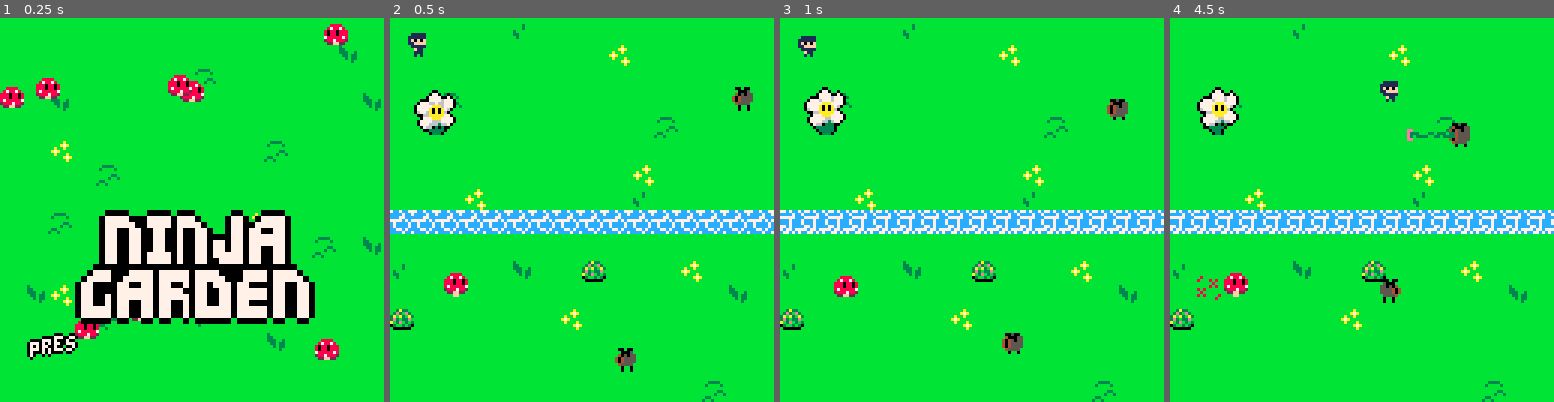
Above: before the commit, frames 1-4 (left to right).
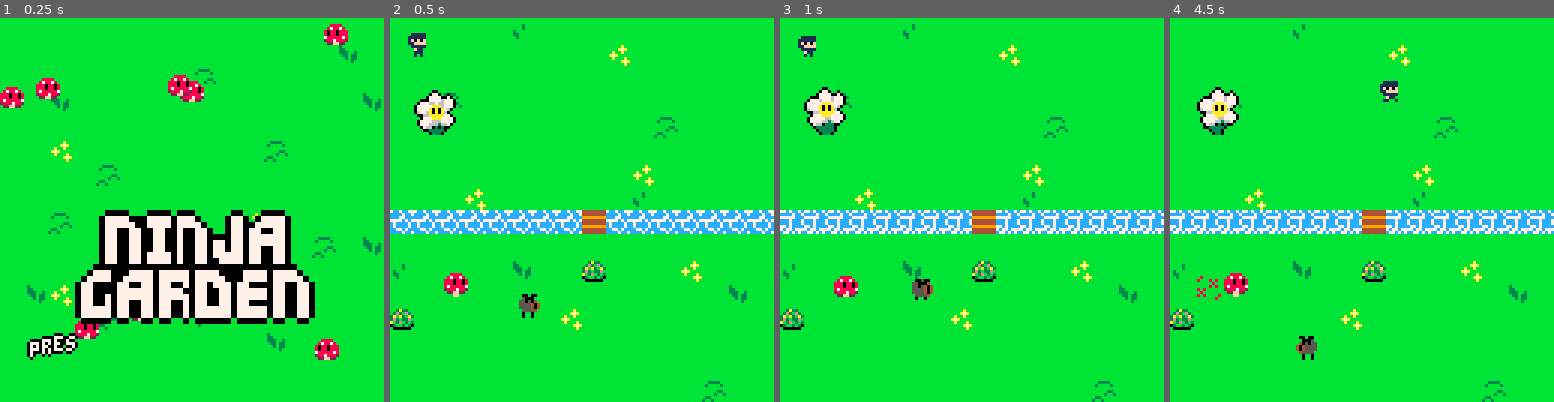
Above: after the commit, the same moments.

Repository: SnoozeTime/Spring2D_2025
Game: PICO-8 cartridge spring.p8
The game is run twice, just before and just after one commit, with the same random seed, the same clock (stepped at 60 frames per second) and the same inputs.
Inputs:
- Up to frame 1 (0.25 s): no input
- Up to frame 2 (0.5 s): tap X (X key) at 0.33 s
- Up to frame 3 (1 s): tap O (Z key) at 0.7 s
- Up to frame 4 (4.5 s): tap X (X key) at 1.07, 1.85, 2.97, 4.08 s; hold Right 1.6-2.1 s; tap O (Z key) every 0.4 s from 1.7 to 4.1 s; hold Up 2.15-2.42 s; hold Right 2.47-3.03 s; hold Left 3.08-3.58 s; hold Down 3.63-3.97 s; hold Right from 4.02 s (still down)

Frame 1 is identical in both runs. In frame 2, 1.1% of the frame differs, in the area x 33-95%, y 17-93%; in frame 3, 1.1%; in frame 4, 1.3%, in the area x 32-79%, y 21-90%.

Commit message:
add a bridge

Diff:
--- a/game.lua
+++ b/game.lua
@@ -21,7 +21,7 @@
          }
 
   -- rivers etc
-  env = river:new{}
+  env = river:new{river_start=level_desc.river.river_start, river_end=level_desc.river.river_end, bridge=level_desc.river.bridge}
 
   ninja = hero:new{
            pos = {x = level_desc.start_pos[1], y = level_desc.start_pos[2]},
@@ -49,9 +49,17 @@
   end
 
   vines = {}
-  for i=1,2 do
+  for i=1,level_desc.vines do
+
+    local vine_x = flr(rnd(120))
+    local vine_y = flr(rnd(120))
+
+    while env:in_river(vine_x, vine_y, vine.SIZE) do
+      vine_x = flr(rnd(120))
+      vine_y = flr(rnd(120))
+    end
     add(vines, vine:new {
-      pos = {x = flr(rnd(120)), y = flr(rnd(120))}}
+      pos = {x = vine_x, y = vine_y}}
     )
   end
 end
--- a/levels.lua
+++ b/levels.lua
@@ -1,6 +1,6 @@
 
 LEVELS = {
-  {mushrooms=1, roses=1, start_pos={5,5}, vines=1, river={{0,64},{128,64}}}
+  {mushrooms=1, roses=1, start_pos={5,5}, vines=1, river={river_start={0,64},river_end={128,64}, bridge={64,64}}}
 }
 
 
--- a/rivers.lua
+++ b/rivers.lua
@@ -4,26 +4,43 @@
 
 function river:new(o)
 
+    printh(pairs(o.river_start))
     -- river goes from one way
     o = o or {}
     setmetatable(o, self)
     self.__index = self
 
     o.sprites = {}
+    o.bridges = {}
 
     -- easy start - go from middle of screen- left to right
-    for i=0, 124, 8 do
-        add(o.sprites, { pos = {x = i, y = 64}, anim = anim:new{
-            t = 0,
-            trans_color = 5,
-            frame = 1,
-            frame_length = 10,
-            -- Only one frame.
-            frames = {54, 55},
-            w = 1,
-            h = 1,
-            loop = true,
-          }})
+    for i=o.river_start[1], 124, 8 do
+
+        if i != o.bridge[1] then
+            add(o.sprites, { pos = {x = i, y = 64}, anim = anim:new{
+                t = 0,
+                trans_color = 5,
+                frame = 1,
+                frame_length = 10,
+                -- Only one frame.
+                frames = {54, 55},
+                w = 1,
+                h = 1,
+                loop = true,
+            }})
+        else
+            add(o.bridges, { pos = {x = i, y = 64}, anim = anim:new{
+                t = 0,
+                trans_color = 5,
+                frame = 1,
+                frame_length = 10,
+                -- Only one frame.
+                frames = {192},
+                w = 1,
+                h = 1,
+                loop = true,
+            }})
+        end
     end
 
     return o
@@ -49,6 +66,10 @@
         self.sprites[i].anim:update()
     end
 
+    for i=1,#self.bridges do
+        self.bridges[i].anim:update()
+    end
+
 end
 
 
@@ -56,4 +77,7 @@
     for i=1,#self.sprites do
         self.sprites[i].anim:draw(self.sprites[i].pos.x, self.sprites[i].pos.y)
     end
+    for i=1,#self.bridges do
+        self.bridges[i].anim:draw(self.bridges[i].pos.x, self.bridges[i].pos.y)
+    end
 end
--- a/spring.p8
+++ b/spring.p8
@@ -105,6 +105,22 @@
 66666666666666666666666666666666666666660000000000000000000000000000000000000000000000000000000000000000000000000000000000000000
 66666666666666666666666666666666666666660000000000000000000000000000000000000000000000000000000000000000000000000000000000000000
 66666666666666666666666666666666666666660000000000000000000000000000000000000000000000000000000000000000000000000000000000000000
+00000000000000000000000000000000000000000000000000000000000000000000000000000000000000000000000000000000000000000000000000000000
+00000000000000000000000000000000000000000000000000000000000000000000000000000000000000000000000000000000000000000000000000000000
+00000000000000000000000000000000000000000000000000000000000000000000000000000000000000000000000000000000000000000000000000000000
+00000000000000000000000000000000000000000000000000000000000000000000000000000000000000000000000000000000000000000000000000000000
+00000000000000000000000000000000000000000000000000000000000000000000000000000000000000000000000000000000000000000000000000000000
+00000000000000000000000000000000000000000000000000000000000000000000000000000000000000000000000000000000000000000000000000000000
+00000000000000000000000000000000000000000000000000000000000000000000000000000000000000000000000000000000000000000000000000000000
+00000000000000000000000000000000000000000000000000000000000000000000000000000000000000000000000000000000000000000000000000000000
+44444444000000000000000000000000000000000000000000000000000000000000000000000000000000000000000000000000000000000000000000000000
+44444444000000000000000000000000000000000000000000000000000000000000000000000000000000000000000000000000000000000000000000000000
+99999999000000000000000000000000000000000000000000000000000000000000000000000000000000000000000000000000000000000000000000000000
+44444444000000000000000000000000000000000000000000000000000000000000000000000000000000000000000000000000000000000000000000000000
+44444444000000000000000000000000000000000000000000000000000000000000000000000000000000000000000000000000000000000000000000000000
+99999999000000000000000000000000000000000000000000000000000000000000000000000000000000000000000000000000000000000000000000000000
+44444444000000000000000000000000000000000000000000000000000000000000000000000000000000000000000000000000000000000000000000000000
+44444444000000000000000000000000000000000000000000000000000000000000000000000000000000000000000000000000000000000000000000000000
 __map__
 1111111111141111111111111111111111111111111111111111111100000000111111111111111111111111111111110000000000000000000000000000000000000000000000000000000000000000000000000000000000000000000000000000000000000000000000000000000000000000000000000000000000000000
 1111111111111111113411111111111111111111111111111111111100000000111111111111111111111111111112110000000000000000000000000000000000000000000000000000000000000000000000000000000000000000000000000000000000000000000000000000000000000000000000000000000000000000
Not shown, added: Assets/Sprites/tilesagain.png
Not shown, added: Assets/Sprites/tilesagain.pyxel
